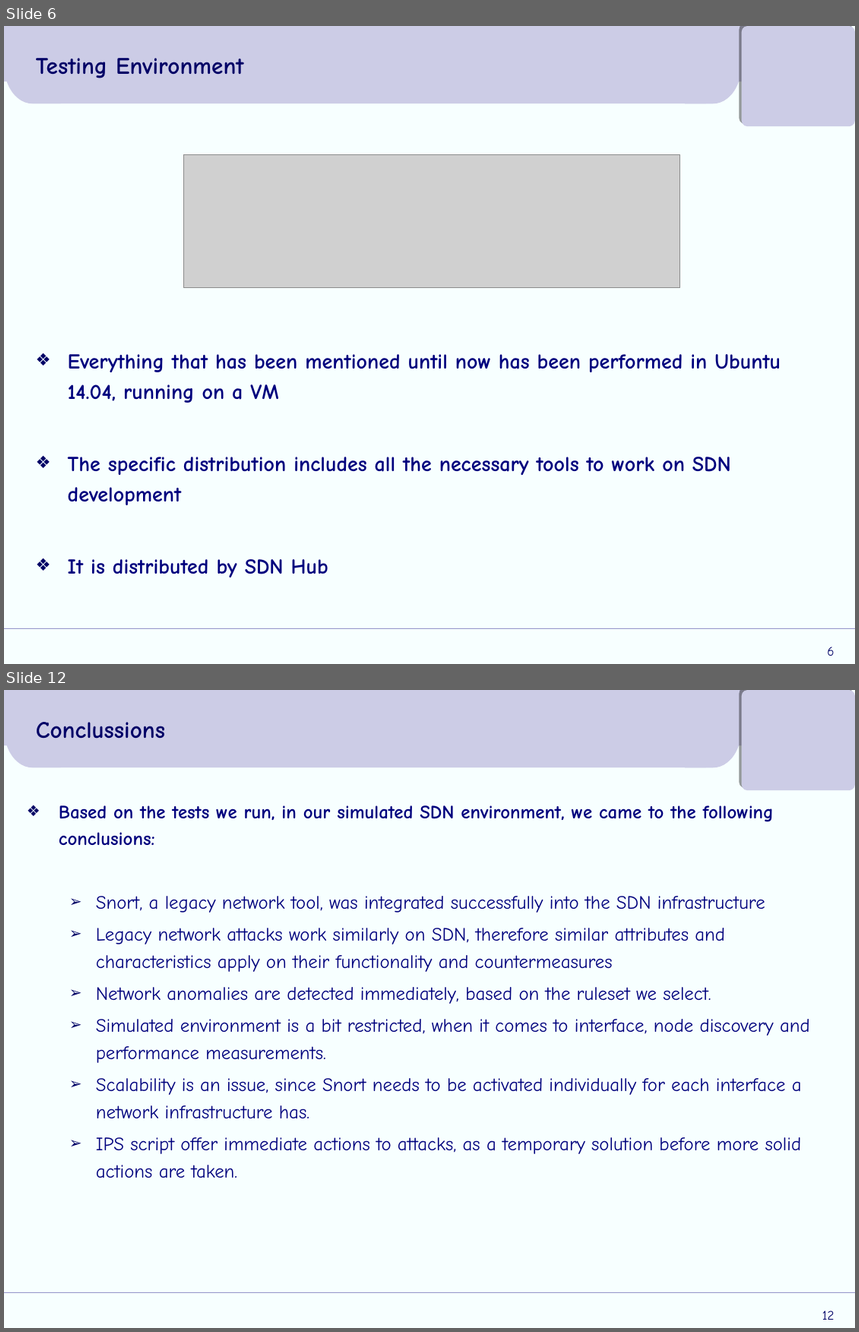
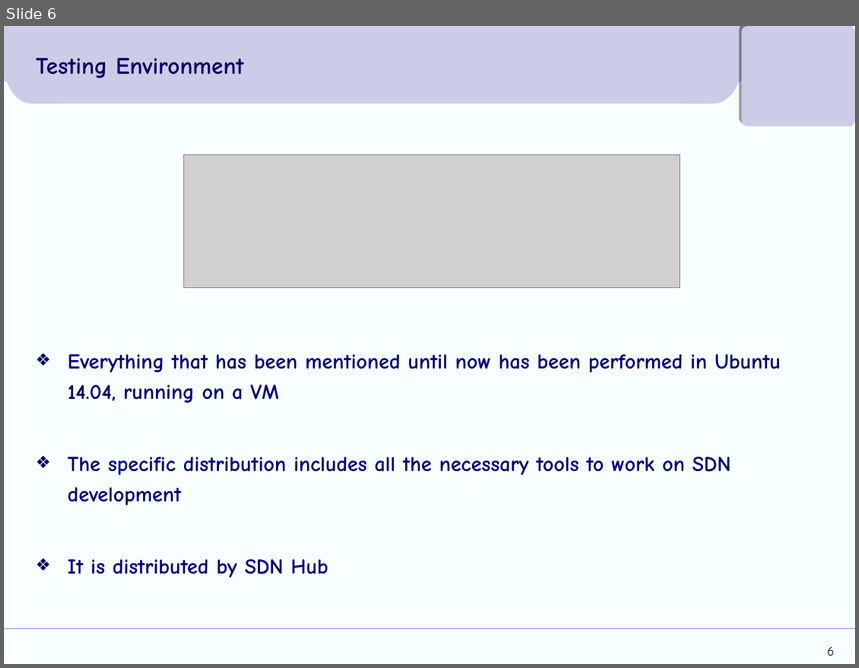
Before and after one commit to arkon65/A-secure-SDN-infrastructure, a slide deck: Πτυχιακή_Παρουσίαση.ppt. Shown one above the other, each under a label of ours: slides 6 and 12 before the commit, slide 6 after it; the slides between them are not shown. The pictures are 859x1332 and 859x668 pixels, drawn with LibreOffice and Linux fonts; fonts in the diff are those of the drawing; grey boxes stand for pictures; background and template pictures are left out. Boxes give left, top, right and bottom in pixels: in the first picture for what was removed or moved away, otherwise in the second. Text is boxed around its words. In the diff, an @@ line names an element or a change of style, - is before the commit and + after.

```diff
--- a/Πτυχιακή_Παρουσίαση.ppt
+++ b/Πτυχιακή_Παρουσίαση.ppt
@@ slide 12 removed at (4,690,855,1328), background #F7FFFF; not listed: 6 template elements that a slide beside it also shows @@
@@ title removed at (36,722,165,739) @@
-Conclussions
@@ text removed at (59,806,810,1179) @@
-❖ Based on the tests we run, in our simulated SDN environment, we came to the following conclusions:
-  ➢ Snort, a legacy network tool, was integrated successfully into the SDN infrastructure
-  ➢ Legacy network attacks work similarly on SDN, therefore similar attributes and characteristics apply on their functionality and countermeasures
-  ➢ Network anomalies are detected immediately, based on the ruleset we select.
-  ➢ Simulated environment is a bit restricted, when it comes to interface, node discovery and performance measurements.
-  ➢ Scalability is an issue, since Snort needs to be activated individually for each interface a network infrastructure has.
-  ➢ IPS script offer immediate actions to attacks, as a temporary solution before more solid actions are taken.
@@ page number removed at (823,1311,835,1320) @@
-12
```
Also in this commit, not shown: 4 slides changed, 5 slides added, 2 other slides removed.
